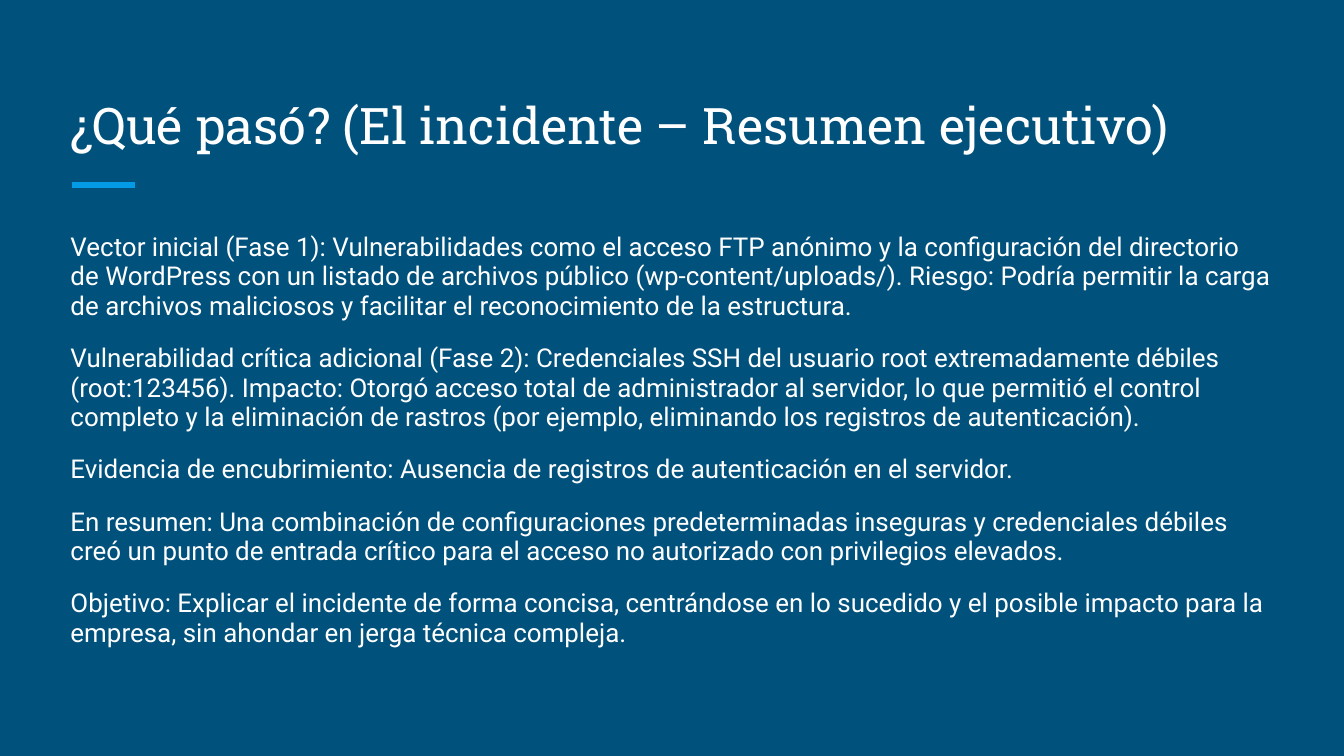
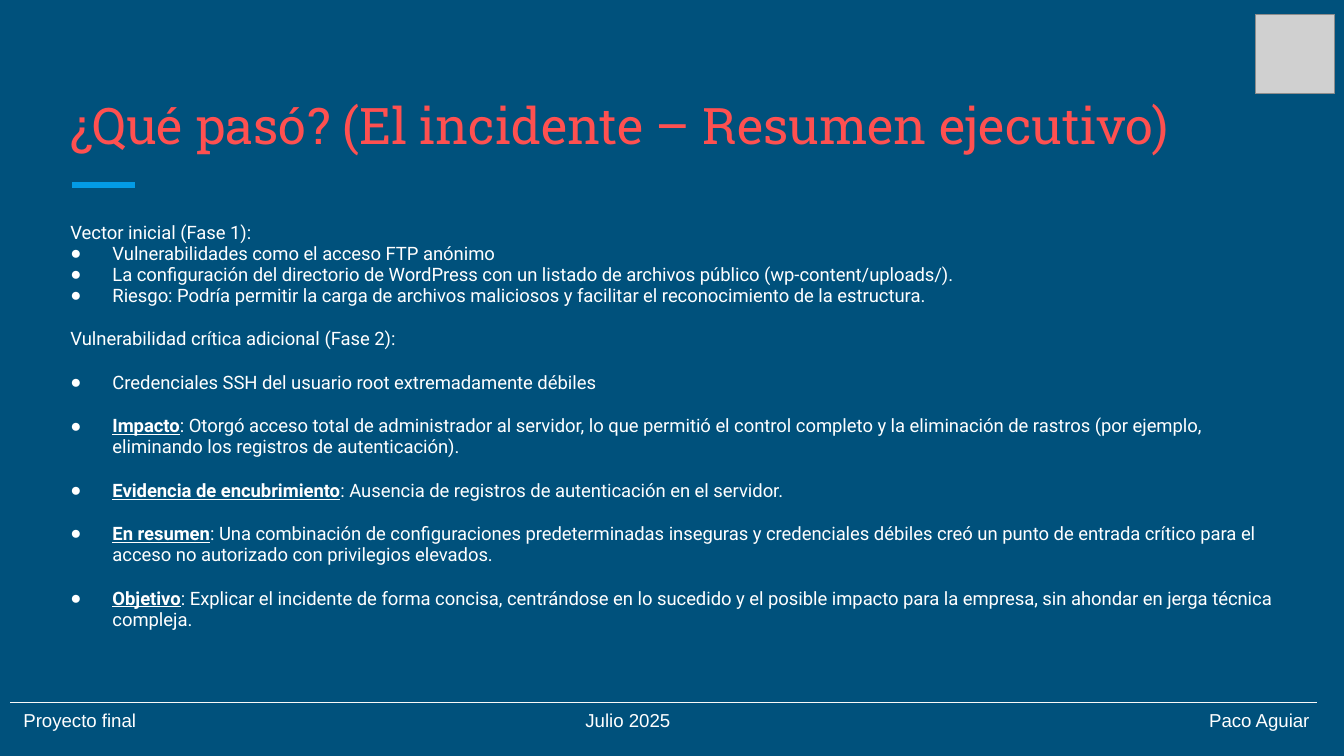
Before and after one commit to pacoaguiar/final_project_bootcamp_4geeks, a slide deck: slide 3 of 04. Proyecto final - Presentacion ejecutiva.pptx. Drawn at 1344x756 pixels with LibreOffice and Linux fonts; fonts in the diff are those of the drawing; grey boxes stand for pictures. Boxes give left, top, right and bottom in pixels: in the first picture for what was removed or moved away, otherwise in the second. Text is boxed around its words. In the diff, an @@ line names an element or a change of style, - is before the commit and + after.

Commit message:
Actualización proyecto

```diff
--- a/04. Proyecto final - Presentacion ejecutiva.pptx
+++ b/04. Proyecto final - Presentacion ejecutiva.pptx
@@ picture added at (x1=1255, y1=15, x2=1335, y2=94) @@
@@ title "¿Qué pasó? (El incidente – ..." at (x1=70, y1=104, x2=1168, y2=156): text colour #FFFFFF to #FF5050 @@
@@ text "Vector inicial (Fase 1):" moved from (x1=70, y1=235, x2=1270, y2=648) to (x1=70, y1=224, x2=1272, y2=630) @@
@@ text at (x1=70, y1=224, x2=1202, y2=457): text changed; size 13.9 to 9.9 pt @@
-Vector inicial (Fase 1): Vulnerabilidades como el acceso FTP anónimo y la configuración del directorio de WordPress con un listado de archivos público (wp-content/uploads/). Riesgo: Podría permitir la carga de archivos maliciosos y facilitar el reconocimiento de la estructura.
-Vulnerabilidad crítica adicional (Fase 2): Credenciales SSH del usuario root extremadamente débiles (root:123456). Impacto: Otorgó acceso total de administrador al servidor, lo que permitió el control completo y la eliminación de rastros (por ejemplo, eliminando los registros de autenticación).
+Vector inicial (Fase 1):
+● Vulnerabilidades como el acceso FTP anónimo
+● La configuración del directorio de WordPress con un listado de archivos público (wp-content/uploads/).
+● Riesgo: Podría permitir la carga de archivos maliciosos y facilitar el reconocimiento de la estructura.
+Vulnerabilidad crítica adicional (Fase 2):
+● Credenciales SSH del usuario root extremadamente débiles
+● Impacto: Otorgó acceso total de administrador al servidor, lo que permitió el control completo y la eliminación de rastros (por ejemplo, eliminando los registros de autenticación).
@@ text at (x1=112, y1=483, x2=1272, y2=630): size 13.9 to 9.9 pt in "Evidencia de encubrimiento: Ausencia de registros de ...", "En resumen: Una combinación de configuraciones predeterminad ...", "Objetivo: Explicar el incidente de forma concisa, ..."; bold on, underline on in "Evidencia de encubrimiento:", "En resumen:", "Objetivo:"; bullet none to ●; less space between paragraphs @@
@@ line added from (11, 702) to (1317, 702), #F9F9F9 0.75 pt @@
@@ text added at (x1=23, y1=713, x2=136, y2=731), 10 pt, text #FFFFFF @@
+Proyecto final
@@ text added at (x1=585, y1=713, x2=670, y2=728), 10 pt, text #FFFFFF @@
+Julio 2025
@@ text added at (x1=1209, y1=713, x2=1310, y2=731), 10 pt, text #FFFFFF @@
+Paco Aguiar
```
Also in this commit, not shown: 6 other slides changed, 1 slide added, 1 slide removed.
